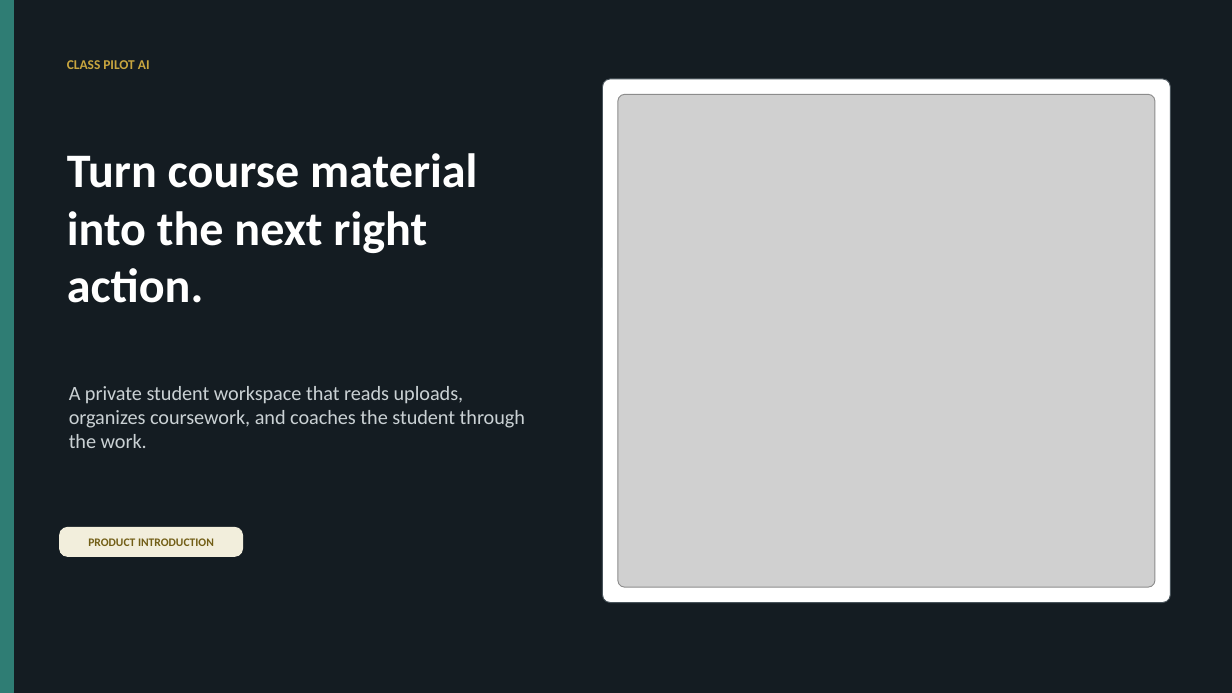
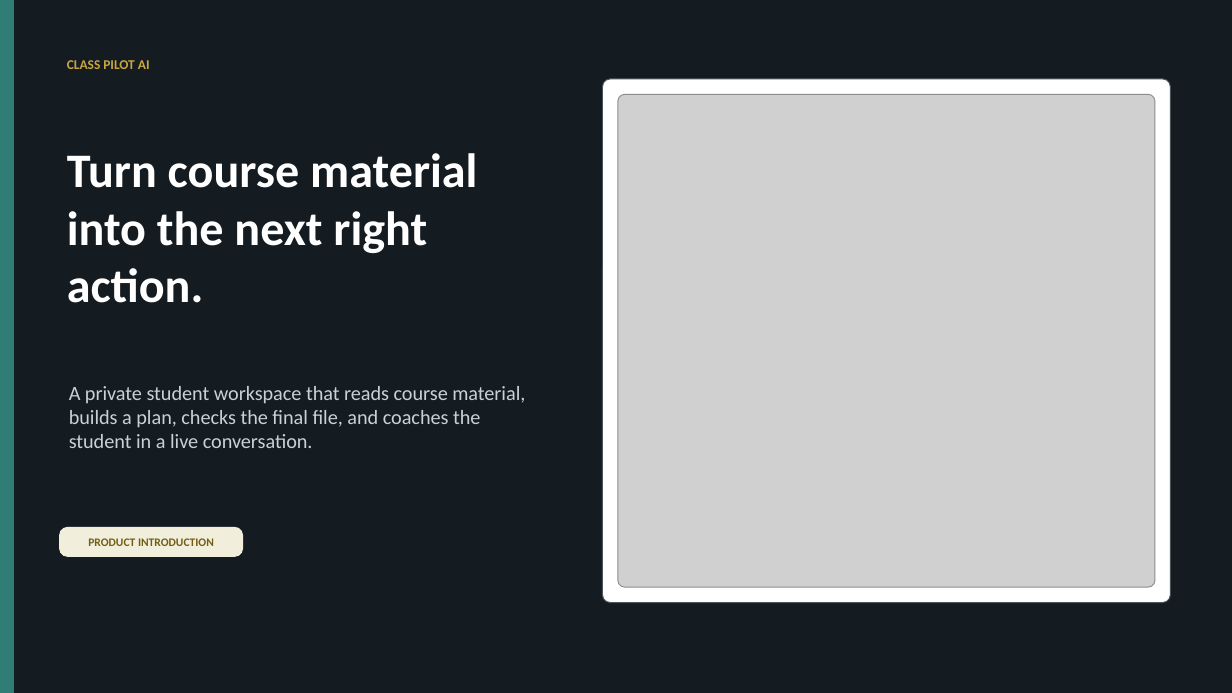
Before and after one commit to CNGEI2/classpilot-ai-website, a slide deck: slide 1 of product-presentation/ClassPilot-AI-Product-Introduction.pptx. Drawn at 1232x693 pixels with LibreOffice and Linux fonts; fonts in the diff are those of the drawing; grey boxes stand for pictures. Boxes give left, top, right and bottom in pixels: in the first picture for what was removed or moved away, otherwise in the second. Text is boxed around its words. In the diff, an @@ line names an element or a change of style, - is before the commit and + after.

Commit message:
Update product deck for live conversational Coach

```diff
--- a/product-presentation/ClassPilot-AI-Product-Introduction.pptx
+++ b/product-presentation/ClassPilot-AI-Product-Introduction.pptx
@@ text at box(69, 386, 525, 448): text changed @@
-A private student workspace that reads uploads, organizes coursework, and coaches the student through the work.
+A private student workspace that reads course material, builds a plan, checks the final file, and coaches the student in a live conversation.
```
Also in this commit, not shown: 4 other slides changed, 3 slides added, 3 slides removed, 1 other file.
